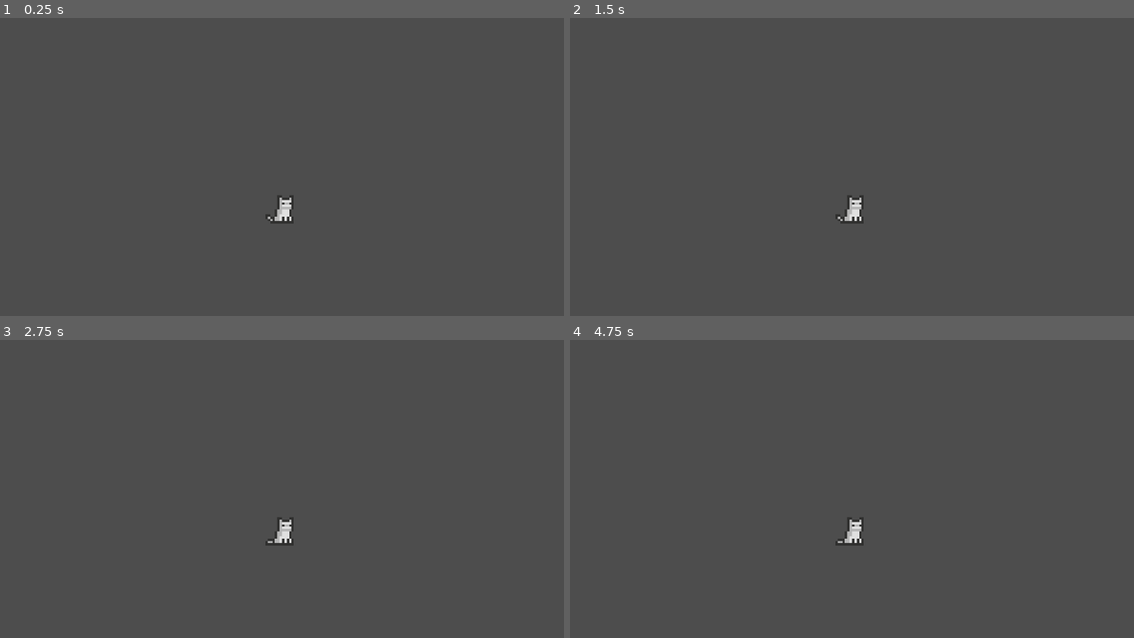
Above: before the commit, frames 1-4 (two rows, left to right).
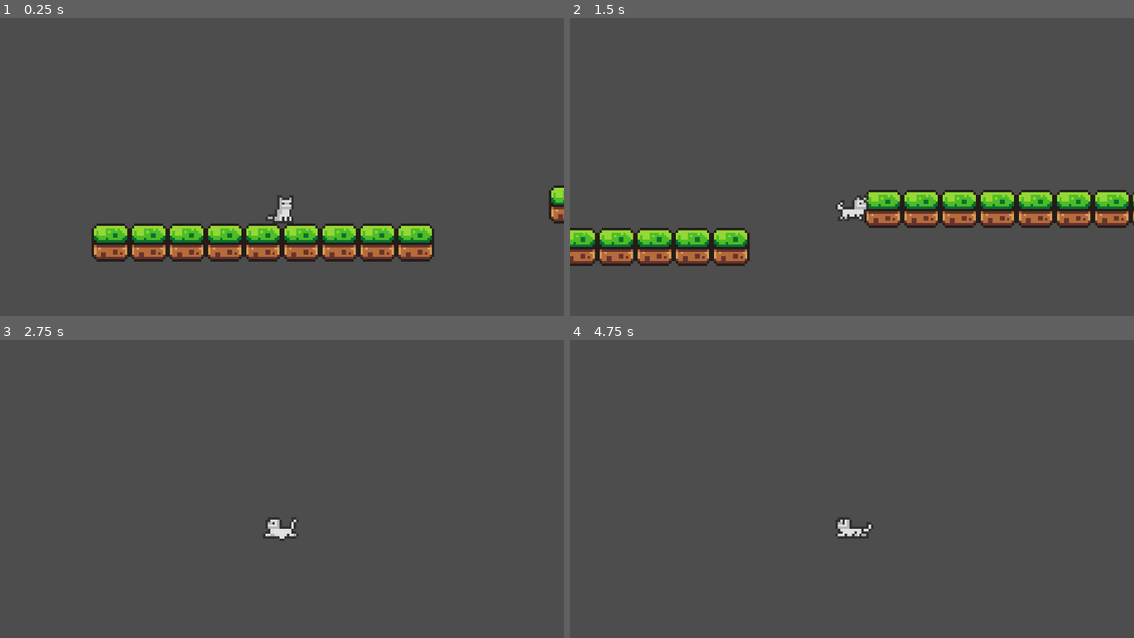
Above: after the commit, the same moments.

Repository: Lenni707/second_game
Game: Godot game, scene res://Scenes/game.tscn
The game is run twice, just before and just after one commit, with the same random seed, the same clock (stepped at 60 frames per second) and the same inputs.
Inputs:
- Up to frame 1 (0.25 s): no input
- Up to frame 2 (1.5 s): tap Enter at 0.5 s; hold Right (right, bound only after the commit) from 0.53 s (still down); tap Space (jump, bound only after the commit) at 0.6, 0.77, 1.07, 1.35 s
- Up to frame 3 (2.75 s): tap Space (jump, bound only after the commit) at 1.52, 1.82, 2.1 s; release Right (right, bound only after the commit) at 2.03 s; hold A (left, bound only after the commit) from 2.03 s (still down)
- Up to frame 4 (4.75 s): release A (left, bound only after the commit) at 2.78 s; hold Right (right, bound only after the commit) 2.78-4.28 s; tap Space (jump, bound only after the commit) at 2.85, 3.02, 3.32, 3.6, 3.77, 4.07, 4.35, 4.52 s; hold A (left, bound only after the commit) from 4.28 s (still down)

The runs differ from the first frame. In frame 1, 7.7% of the frame differs, in the area x 16-100%, y 56-82%; in frame 2, 10%, in the area x 0-100%, y 57-84%; in frame 3, 0.4%; in frame 4, 0.5%.

Commit message:
ggsgsg

Diff:
--- a/Scenes/game.tscn
+++ b/Scenes/game.tscn
@@ -1,18 +1,177 @@
-[gd_scene load_steps=3 format=3 uid="uid://bgsd8lom3mdvc"]
+[gd_scene load_steps=5 format=3 uid="uid://bgsd8lom3mdvc"]
 
 [ext_resource type="PackedScene" uid="uid://bxoiccd7dwfgy" path="res://Scenes/player.tscn" id="1_ebmjs"]
+[ext_resource type="Texture2D" uid="uid://cve0ebrhmmulm" path="res://Assets/world_tileset.png" id="1_qxrlw"]
 
-[sub_resource type="WorldBoundaryShape2D" id="WorldBoundaryShape2D_ebmjs"]
+[sub_resource type="TileSetAtlasSource" id="TileSetAtlasSource_wrm1d"]
+texture = ExtResource("1_qxrlw")
+0:0/0 = 0
+0:0/0/physics_layer_0/polygon_0/points = PackedVector2Array(-8, -8, 8, -8, 8, 8, -8, 8)
+1:0/0 = 0
+1:0/0/physics_layer_0/polygon_0/points = PackedVector2Array(-8, -8, 8, -8, 8, 8, -8, 8)
+2:0/0 = 0
+2:0/0/physics_layer_0/polygon_0/points = PackedVector2Array(-8, -8, 8, -8, 8, 8, -8, 8)
+3:0/0 = 0
+3:0/0/physics_layer_0/polygon_0/points = PackedVector2Array(-8, -8, 8, -8, 8, 8, -8, 8)
+4:0/0 = 0
+4:0/0/physics_layer_0/polygon_0/points = PackedVector2Array(-8, -8, 8, -8, 8, 8, -8, 8)
+5:0/0 = 0
+5:0/0/physics_layer_0/polygon_0/points = PackedVector2Array(-8, -8, 8, -8, 8, 8, -8, 8)
+6:0/0 = 0
+6:0/0/physics_layer_0/polygon_0/points = PackedVector2Array(-8, -8, 8, -8, 8, 8, -8, 8)
+7:0/0 = 0
+7:0/0/physics_layer_0/polygon_0/points = PackedVector2Array(-8, -8, 8, -8, 8, 8, -8, 8)
+8:0/0 = 0
+8:0/0/physics_layer_0/polygon_0/points = PackedVector2Array(-8, -8, 8, -8, 8, 8, -8, 8)
+9:0/0 = 0
+9:0/0/physics_layer_0/polygon_0/points = PackedVector2Array(-8, -8, 8, -8, 8, 8, -8, 8)
+10:0/0 = 0
+10:0/0/physics_layer_0/polygon_0/points = PackedVector2Array(-8, -6.1152, 8, -6.47491, 8, 1.43887, -8, 1.25901)
+11:0/0 = 0
+0:1/0 = 0
+0:1/0/physics_layer_0/polygon_0/points = PackedVector2Array(-8, -8, 8, -8, 8, 8, -8, 8)
+1:1/0 = 0
+1:1/0/physics_layer_0/polygon_0/points = PackedVector2Array(-8, -8, 8, -8, 8, 8, -8, 8)
+2:1/0 = 0
+2:1/0/physics_layer_0/polygon_0/points = PackedVector2Array(-8, -8, 8, -8, 8, 8, -8, 8)
+3:1/0 = 0
+3:1/0/physics_layer_0/polygon_0/points = PackedVector2Array(-8, -8, 8, -8, 8, 8, -8, 8)
+4:1/0 = 0
+4:1/0/physics_layer_0/polygon_0/points = PackedVector2Array(-8, -8, 8, -8, 8, 8, -8, 8)
+5:1/0 = 0
+5:1/0/physics_layer_0/polygon_0/points = PackedVector2Array(-8, -8, 8, -8, 8, 8, -8, 8)
+6:1/0 = 0
+6:1/0/physics_layer_0/polygon_0/points = PackedVector2Array(-8, -8, 8, -8, 8, 8, -8, 8)
+7:1/0 = 0
+7:1/0/physics_layer_0/polygon_0/points = PackedVector2Array(-8, -8, 8, -8, 8, 8, -8, 8)
+8:1/0 = 0
+8:1/0/physics_layer_0/polygon_0/points = PackedVector2Array(-8, -8, 8, -8, 8, 8, -8, 8)
+9:1/0 = 0
+9:1/0/physics_layer_0/polygon_0/points = PackedVector2Array(-8, -8, 8, -6.47491, 8, -0.179857, -8, -0.899294)
+10:1/0 = 0
+10:1/0/physics_layer_0/polygon_0/points = PackedVector2Array(-8, -6.1152, 8, -6.47491, 8, 1.43887, -8, 1.25901)
+11:1/0 = 0
+0:2/0 = 0
+1:2/0 = 0
+2:2/0 = 0
+2:2/0/physics_layer_0/polygon_0/points = PackedVector2Array(-8, -8, 8, -8, 8, 8, -8, 8)
+3:2/0 = 0
+4:2/0 = 0
+5:2/0 = 0
+6:2/0 = 0
+6:2/0/physics_layer_0/polygon_0/points = PackedVector2Array(-8, -8, 8, -8, 8, 8, -8, 8)
+7:2/0 = 0
+8:2/0 = 0
+9:2/0 = 0
+9:2/0/physics_layer_0/polygon_0/points = PackedVector2Array(-8, -8, 8, -6.47491, 8, -0.179857, -8, -0.899294)
+10:2/0 = 0
+10:2/0/physics_layer_0/polygon_0/points = PackedVector2Array(-8, -6.1152, 8, -6.47491, 8, 1.43887, -8, 1.25901)
+11:2/0 = 0
+0:3/0 = 0
+1:3/0 = 0
+2:3/0 = 0
+5:3/0 = 0
+6:3/0 = 0
+7:3/0 = 0
+8:3/0 = 0
+9:3/0 = 0
+0:4/0 = 0
+1:4/0 = 0
+2:4/0 = 0
+3:4/0 = 0
+4:4/0 = 0
+5:4/0 = 0
+6:4/0 = 0
+7:4/0 = 0
+8:4/0 = 0
+9:4/0 = 0
+0:5/0 = 0
+1:5/0 = 0
+2:5/0 = 0
+3:5/0 = 0
+4:5/0 = 0
+5:5/0 = 0
+6:5/0 = 0
+7:5/0 = 0
+8:5/0 = 0
+1:6/0 = 0
+2:6/0 = 0
+3:6/0 = 0
+4:6/0 = 0
+5:6/0 = 0
+6:6/0 = 0
+7:6/0 = 0
+8:6/0 = 0
+0:7/0 = 0
+1:7/0 = 0
+3:7/0 = 0
+5:7/0 = 0
+6:7/0 = 0
+7:7/0 = 0
+8:7/0 = 0
+0:8/0 = 0
+1:8/0 = 0
+2:8/0 = 0
+3:8/0 = 0
+4:8/0 = 0
+5:8/0 = 0
+6:8/0 = 0
+7:8/0 = 0
+8:8/0 = 0
+0:9/0 = 0
+1:9/0 = 0
+2:9/0 = 0
+3:9/0 = 0
+4:9/0 = 0
+5:9/0 = 0
+6:9/0 = 0
+7:9/0 = 0
+0:10/0 = 0
+1:10/0 = 0
+2:10/0 = 0
+3:10/0 = 0
+4:10/0 = 0
+6:10/0 = 0
+0:11/0 = 0
+1:11/0 = 0
+2:11/0 = 0
+3:11/0 = 0
+4:11/0 = 0
+5:11/0 = 0
+0:12/0 = 0
+1:12/0 = 0
+2:12/0 = 0
+3:12/0 = 0
+4:12/0 = 0
+0:13/0 = 0
+1:13/0 = 0
+2:13/0 = 0
+3:13/0 = 0
+4:13/0 = 0
+5:13/0 = 0
+0:14/0 = 0
+1:14/0 = 0
+2:14/0 = 0
+3:14/0 = 0
+4:14/0 = 0
+0:15/0 = 0
+1:15/0 = 0
+2:15/0 = 0
+3:15/0 = 0
+
+[sub_resource type="TileSet" id="TileSet_3dryh"]
+physics_layer_0/collision_layer = 1
+sources/0 = SubResource("TileSetAtlasSource_wrm1d")
 
 [node name="Game" type="Node2D"]
+
+[node name="TileMap" type="TileMap" parent="."]
+tile_set = SubResource("TileSet_3dryh")
+format = 2
+layer_0/tile_data = PackedInt32Array(65534, 0, 0, 65535, 0, 0, 0, 0, 0, 1, 0, 0, 2, 0, 0, 3, 0, 0, 65533, 0, 0, 65532, 0, 0, 65531, 0, 0, -65529, 0, 0, -65528, 0, 0, -65527, 0, 0, -65526, 0, 0, -65525, 0, 0, -65524, 0, 0, -65523, 0, 0, -65522, 0, 0, -65521, 0, 0, -65520, 0, 0, 65554, 0, 0, 65555, 0, 0, 65556, 0, 0, 65557, 0, 0, 65558, 0, 0, 65559, 0, 0, 65560, 0, 0, 65561, 0, 0)
 
 [node name="player" parent="." instance=ExtResource("1_ebmjs")]
 
 [node name="Camera2D" type="Camera2D" parent="player"]
 offset = Vector2(0, -20)
 zoom = Vector2(4.865, 4.865)
-
-[node name="StaticBody2D" type="StaticBody2D" parent="."]
-
-[node name="CollisionShape2D" type="CollisionShape2D" parent="StaticBody2D"]
-shape = SubResource("WorldBoundaryShape2D_ebmjs")
--- a/Scenes/player.tscn
+++ b/Scenes/player.tscn
@@ -1,5 +1,6 @@
-[gd_scene load_steps=8 format=3 uid="uid://bxoiccd7dwfgy"]
+[gd_scene load_steps=17 format=3 uid="uid://bxoiccd7dwfgy"]
 
+[ext_resource type="Script" uid="uid://c6hwcetf02hlc" path="res://Scripts/player.gd" id="1_cvnsp"]
 [ext_resource type="Texture2D" uid="uid://ciwj168lgyfdf" path="res://Assets/Cat Sprite Sheet.png" id="1_v0iea"]
 
 [sub_resource type="AtlasTexture" id="AtlasTexture_v0iea"]
@@ -17,6 +18,38 @@
 [sub_resource type="AtlasTexture" id="AtlasTexture_vgqql"]
 atlas = ExtResource("1_v0iea")
 region = Rect2(96, 0, 32, 32)
+
+[sub_resource type="AtlasTexture" id="AtlasTexture_fkybt"]
+atlas = ExtResource("1_v0iea")
+region = Rect2(0, 128, 32, 32)
+
+[sub_resource type="AtlasTexture" id="AtlasTexture_x3wgy"]
+atlas = ExtResource("1_v0iea")
+region = Rect2(32, 128, 32, 32)
+
+[sub_resource type="AtlasTexture" id="AtlasTexture_3smsa"]
+atlas = ExtResource("1_v0iea")
+region = Rect2(64, 128, 32, 32)
+
+[sub_resource type="AtlasTexture" id="AtlasTexture_8erm5"]
+atlas = ExtResource("1_v0iea")
+region = Rect2(96, 128, 32, 32)
+
+[sub_resource type="AtlasTexture" id="AtlasTexture_f1ek2"]
+atlas = ExtResource("1_v0iea")
+region = Rect2(128, 128, 32, 32)
+
+[sub_resource type="AtlasTexture" id="AtlasTexture_tx1dd"]
+atlas = ExtResource("1_v0iea")
+region = Rect2(160, 128, 32, 32)
+
+[sub_resource type="AtlasTexture" id="AtlasTexture_gymyn"]
+atlas = ExtResource("1_v0iea")
+region = Rect2(192, 128, 32, 32)
+
+[sub_resource type="AtlasTexture" id="AtlasTexture_pu2lt"]
+atlas = ExtResource("1_v0iea")
+region = Rect2(224, 128, 32, 32)
 
 [sub_resource type="SpriteFrames" id="SpriteFrames_tx1dd"]
 animations = [{
@@ -36,19 +69,48 @@
 "loop": true,
 "name": &"idle",
 "speed": 10.0
+}, {
+"frames": [{
+"duration": 1.0,
+"texture": SubResource("AtlasTexture_fkybt")
+}, {
+"duration": 1.0,
+"texture": SubResource("AtlasTexture_x3wgy")
+}, {
+"duration": 1.0,
+"texture": SubResource("AtlasTexture_3smsa")
+}, {
+"duration": 1.0,
+"texture": SubResource("AtlasTexture_8erm5")
+}, {
+"duration": 1.0,
+"texture": SubResource("AtlasTexture_f1ek2")
+}, {
+"duration": 1.0,
+"texture": SubResource("AtlasTexture_tx1dd")
+}, {
+"duration": 1.0,
+"texture": SubResource("AtlasTexture_gymyn")
+}, {
+"duration": 1.0,
+"texture": SubResource("AtlasTexture_pu2lt")
+}],
+"loop": true,
+"name": &"run",
+"speed": 10.0
 }]
 
 [sub_resource type="CircleShape2D" id="CircleShape2D_v0iea"]
 radius = 10.1083
 
 [node name="player" type="CharacterBody2D"]
+script = ExtResource("1_cvnsp")
 
 [node name="AnimatedSprite2D" type="AnimatedSprite2D" parent="."]
 position = Vector2(0, -16)
 sprite_frames = SubResource("SpriteFrames_tx1dd")
 animation = &"idle"
 autoplay = "idle"
-frame_progress = 0.592896
 
 [node name="CollisionShape2D" type="CollisionShape2D" parent="."]
 position = Vector2(0, -5)
--- /dev/null
+++ b/Scripts/player.gd
@@ -0,0 +1,32 @@
+extends CharacterBody2D
+
+
+const SPEED = 120.0
+const JUMP_VELOCITY = -200.0
+
+@onready var ani: AnimatedSprite2D = $AnimatedSprite2D
+
+
+func _physics_process(delta: float) -> void:
+	# Add the gravity.
+	if not is_on_floor():
+		velocity += get_gravity() * delta
+
+	# Handle jump.
+	if Input.is_action_just_pressed("jump") and is_on_floor():
+		velocity.y = JUMP_VELOCITY
+
+	var direction := Input.get_axis("left", "right")
+
+	if direction:
+		ani.play("run")
+		velocity.x = direction * SPEED
+		if direction == -1:
+			ani.flip_h = true
+		elif direction == 1:
+			ani.flip_h = false
+	else:
+		ani.play("idle")
+		velocity.x = move_toward(velocity.x, 0, SPEED)
+
+	move_and_slide()
--- a/project.godot
+++ b/project.godot
@@ -15,6 +15,26 @@
 config/features=PackedStringArray("4.4", "Forward Plus")
 config/icon="res://icon.svg"
 
+[input]
+
+jump={
+"deadzone": 0.2,
+"events": [Object(InputEventKey,"resource_local_to_scene":false,"resource_name":"","device":-1,"window_id":0,"alt_pressed":false,"shift_pressed":false,"ctrl_pressed":false,"meta_pressed":false,"pressed":false,"keycode":0,"physical_keycode":32,"key_label":0,"unicode":32,"location":0,"echo":false,"script":null)
+]
+}
+left={
+"deadzone": 0.2,
+"events": [Object(InputEventKey,"resource_local_to_scene":false,"resource_name":"","device":-1,"window_id":0,"alt_pressed":false,"shift_pressed":false,"ctrl_pressed":false,"meta_pressed":false,"pressed":false,"keycode":0,"physical_keycode":65,"key_label":0,"unicode":97,"location":0,"echo":false,"script":null)
+, Object(InputEventKey,"resource_local_to_scene":false,"resource_name":"","device":-1,"window_id":0,"alt_pressed":false,"shift_pressed":false,"ctrl_pressed":false,"meta_pressed":false,"pressed":false,"keycode":0,"physical_keycode":4194319,"key_label":0,"unicode":0,"location":0,"echo":false,"script":null)
+]
+}
+right={
+"deadzone": 0.2,
+"events": [Object(InputEventKey,"resource_local_to_scene":false,"resource_name":"","device":-1,"window_id":0,"alt_pressed":false,"shift_pressed":false,"ctrl_pressed":false,"meta_pressed":false,"pressed":false,"keycode":0,"physical_keycode":4194321,"key_label":0,"unicode":0,"location":0,"echo":false,"script":null)
+, Object(InputEventKey,"resource_local_to_scene":false,"resource_name":"","device":-1,"window_id":0,"alt_pressed":false,"shift_pressed":false,"ctrl_pressed":false,"meta_pressed":false,"pressed":false,"keycode":0,"physical_keycode":68,"key_label":0,"unicode":100,"location":0,"echo":false,"script":null)
+]
+}
+
 [rendering]
 
 textures/canvas_textures/default_texture_filter=0
Binary file added: Assets/world_tileset.png
Not shown, added: Assets/world_tileset.png.import
Not shown, added: Scripts/player.gd.uid
